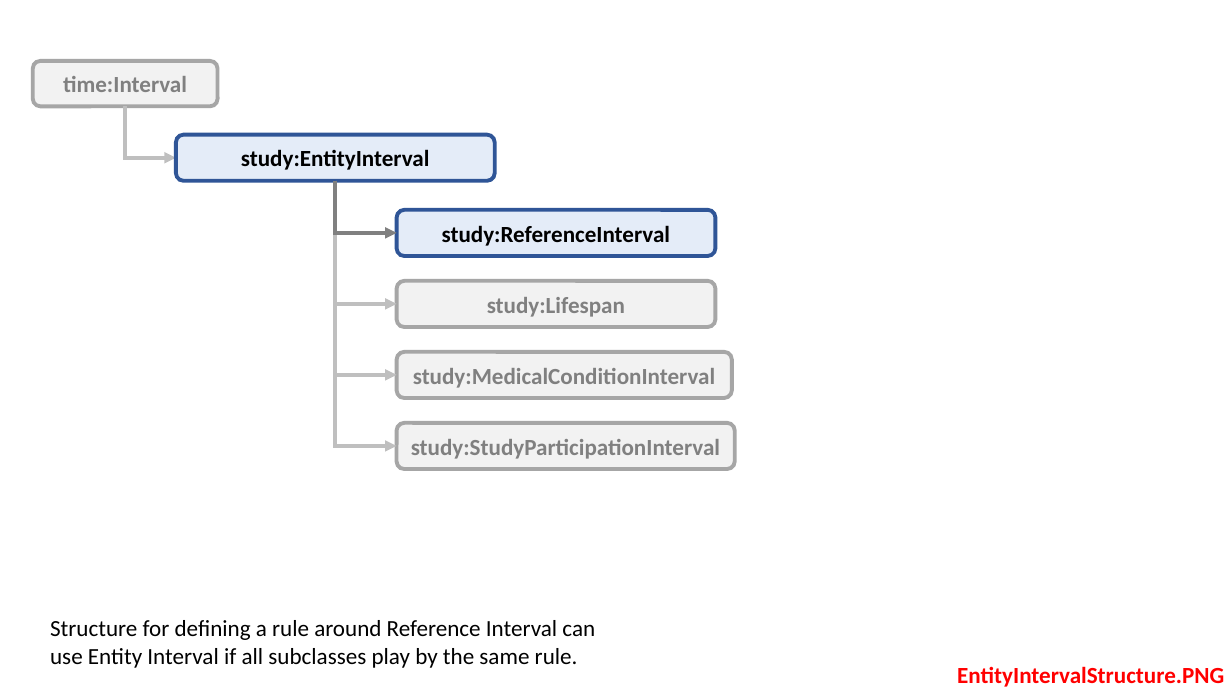
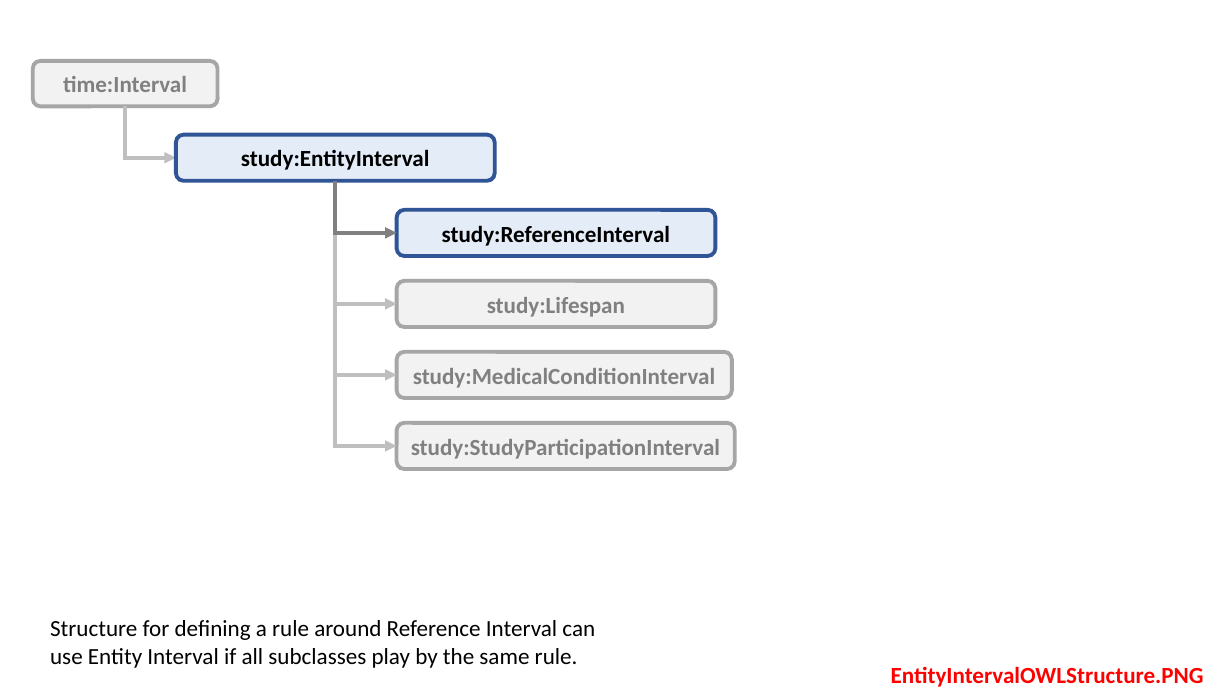
Before and after one commit to phuse-org/SENDConform, a slide deck: slide 6 of doc/images/ImageSources.pptx (slide 5 before the commit). Drawn at 1232x693 pixels with LibreOffice and Linux fonts; fonts in the diff are those of the drawing. Boxes give left, top, right and bottom in pixels: in the first picture for what was removed or moved away, otherwise in the second. Text is boxed around its words. In the diff, an @@ line names an element or a change of style, - is before the commit and + after.

```diff
--- a/doc/images/ImageSources.pptx
+++ b/doc/images/ImageSources.pptx
@@ text at (x1=891, y1=666, x2=1204, y2=687): text changed @@
-EntityIntervalStructure.PNG
+EntityIntervalOWLStructure.PNG
```
Also in this commit, not shown: 4 other slides changed, 1 slide added, 11 other files.
